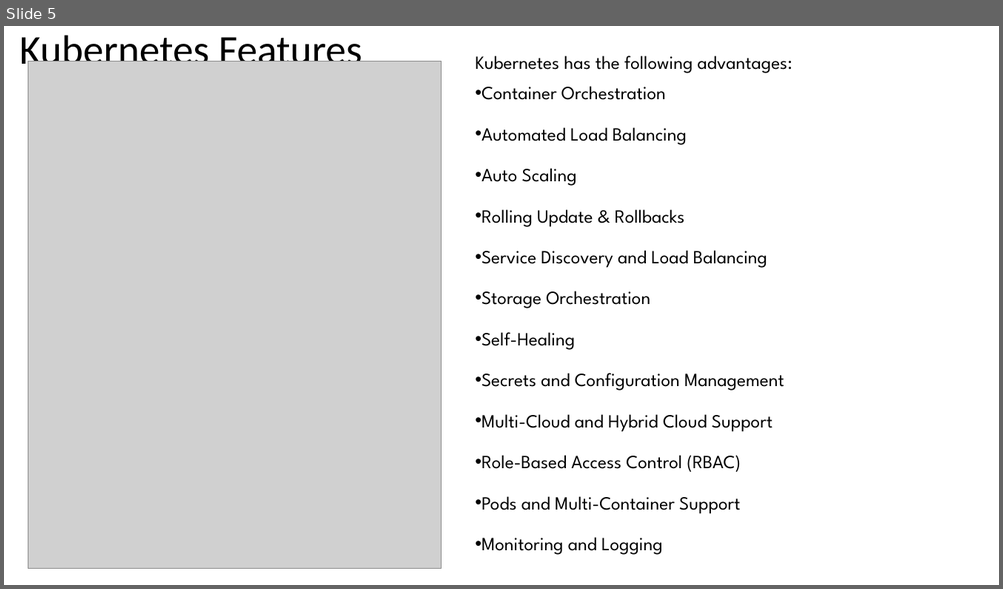
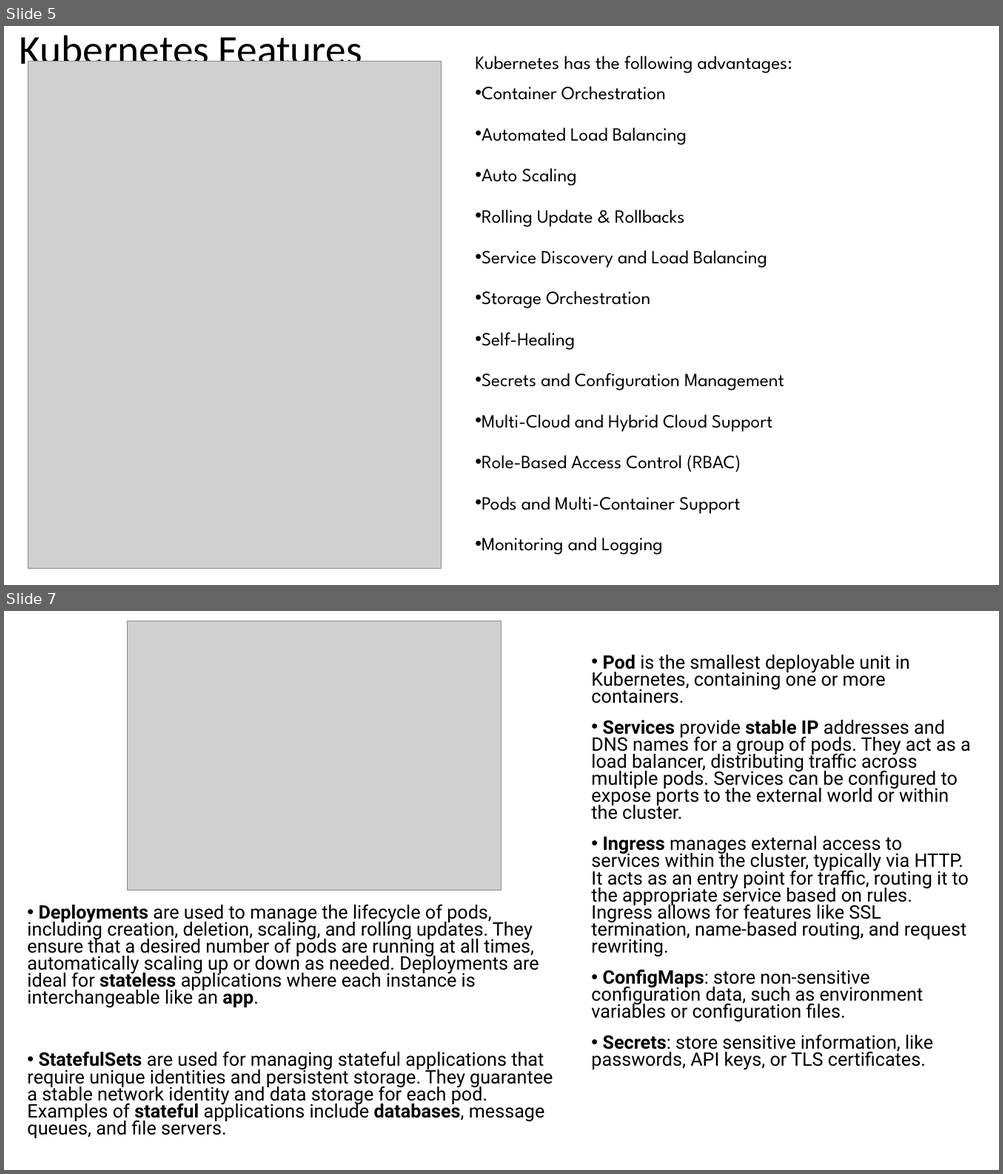
Before and after one commit to as6485/technology, a slide deck: Container Technologies.pptx. Shown one above the other, each under a label of ours: slide 5 before the commit, slides 5 and 7 after it; the slides between them are not shown. The pictures are 1003x589 and 1003x1174 pixels, drawn with LibreOffice and Linux fonts; fonts in the diff are those of the drawing; grey boxes stand for pictures. Boxes give left, top, right and bottom in pixels: in the first picture for what was removed or moved away, otherwise in the second. Text is boxed around its words. In the diff, an @@ line names an element or a change of style, - is before the commit and + after.

```diff
--- a/Container Technologies.pptx
+++ b/Container Technologies.pptx
@@ slide 7 added at <box>4,611,999,1170</box>, background #FFFFFF @@
@@ picture added at <box>128,621,502,891</box> @@
@@ text added at <box>591,655,970,1050</box>, 18 pt, text #000000 @@
+• Pod is the smallest deployable unit in Kubernetes, containing one or more containers.
+• Services provide stable IP addresses and DNS names for a group of pods. They act as a load balancer, distributing traffic across multiple pods. Services can be configured to expose ports to the external world or within the cluster.
+• Ingress manages external access to services within the cluster, typically via HTTP. It acts as an entry point for traffic, routing it to the appropriate service based on rules. Ingress allows for features like SSL termination, name-based routing, and request rewriting.
+• ConfigMaps: store non-sensitive configuration data, such as environment variables or configuration files.
+• Secrets: store sensitive information, like passwords, API keys, or TLS certificates.
@@ text added at <box>27,905,552,1122</box>, 18 pt, text #000000 @@
+• Deployments are used to manage the lifecycle of pods, including creation, deletion, scaling, and rolling updates. They ensure that a desired number of pods are running at all times, automatically scaling up or down as needed. Deployments are ideal for stateless applications where each instance is interchangeable like an app.
+• StatefulSets are used for managing stateful applications that require unique identities and persistent storage. They guarantee a stable network identity and data storage for each pod. Examples of stateful applications include databases, message queues, and file servers.
```
Also in this commit, not shown: 1 slide changed, 2 other slides added, 7 other files.
